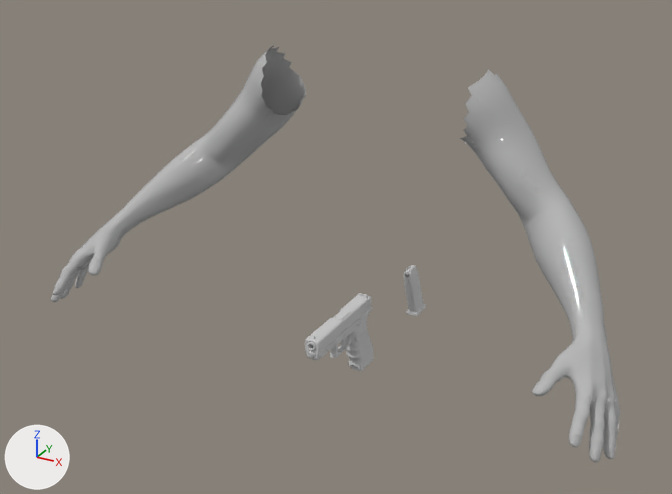
An edit to the FBX model Rogue/Rogue/res/models/Glock.fbx, drawn before and after from the same camera.
Rendered twice from a 50 mm lens placed at (0.868, -1.604, 1.076), pointed at (-0.07, 0.101, 0.224). Lighting does not change. The marker at lower left points along +X, +Y and +Z. Where no turn or scale is listed for an object, it has been applied to the vertices.

The first picture shows 'Glock', 'manniquen1_2'.
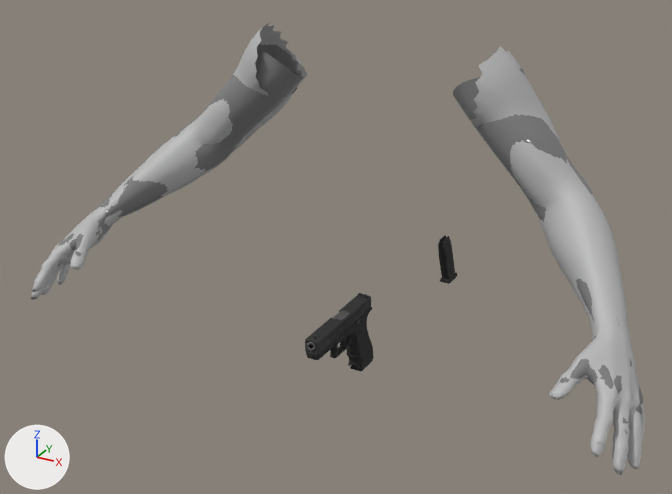
The newer file is also rescaled (x0.935), turned or shifted as a whole; pictures and numbers use the older file's frame.

Location of each change, [x1, y1, x2, y2] in pixels of the pictures (672 x 494 px):
'manniquen1_2', deleted
    before: [51, 46, 620, 462]
'manniquen1_2.001', added
    after: [31, 23, 645, 471]
'SK_FPSArms_Female.001', added
    after: [31, 44, 643, 475]
'Glock', surface changed (grey to black)
    both: [305, 235, 457, 371]

What the commit changed:
Picture 'Glock_ALB.png' (img_glock_alb_png) is new.
In material 'default' (mat_default), base_color is no longer (0.588, 0.588, 0.588), light grey #cacaca.
In material 'default' (mat_default), texture is now set to img_glock_alb_png.
Material 'manniquen1_2.002' (mat_manniquen1_2_002) is new.
Its base color is (0.48, 0.48, 0.48) (grey #b8b8b8).
Material 'Mat_FemaleArm_Nail2.001' (mat_mat_femalearm_nail2_001) is new.
Its base color is (0.216, 0.216, 0.216) (grey #808080).
Its roughness is 0.0.
Mesh me_mesh_001_1 is new.
It has 13488 vertices, 26864 faces and spans x -0.692..0.692, y -0.288..0.241, z 0.092..0.703.
It uses material mat_manniquen1_2_002 (its picture is missing).
Mesh me_mesh_002_1 is new.
It has 6246 vertices, 12424 faces and spans x -0.689..0.689, y -0.29..0.23, z 0.092..0.662.
It uses material mat_mat_femalearm_nail2_001 (its picture is missing).
Object 'manniquen1_2' (ob_manniquen1_2) is deleted.
Object 'manniquen1_2.001' (ob_manniquen1_2_001) is new; it shows me_mesh_001_1.
Its location is (0.0, 0.0, 0.0).
Object 'SK_FPSArms_Female.001' (ob_sk_fpsarms_female_001) is new; it shows me_mesh_002_1.
Its location is (0.0, 0.0, 0.0).
